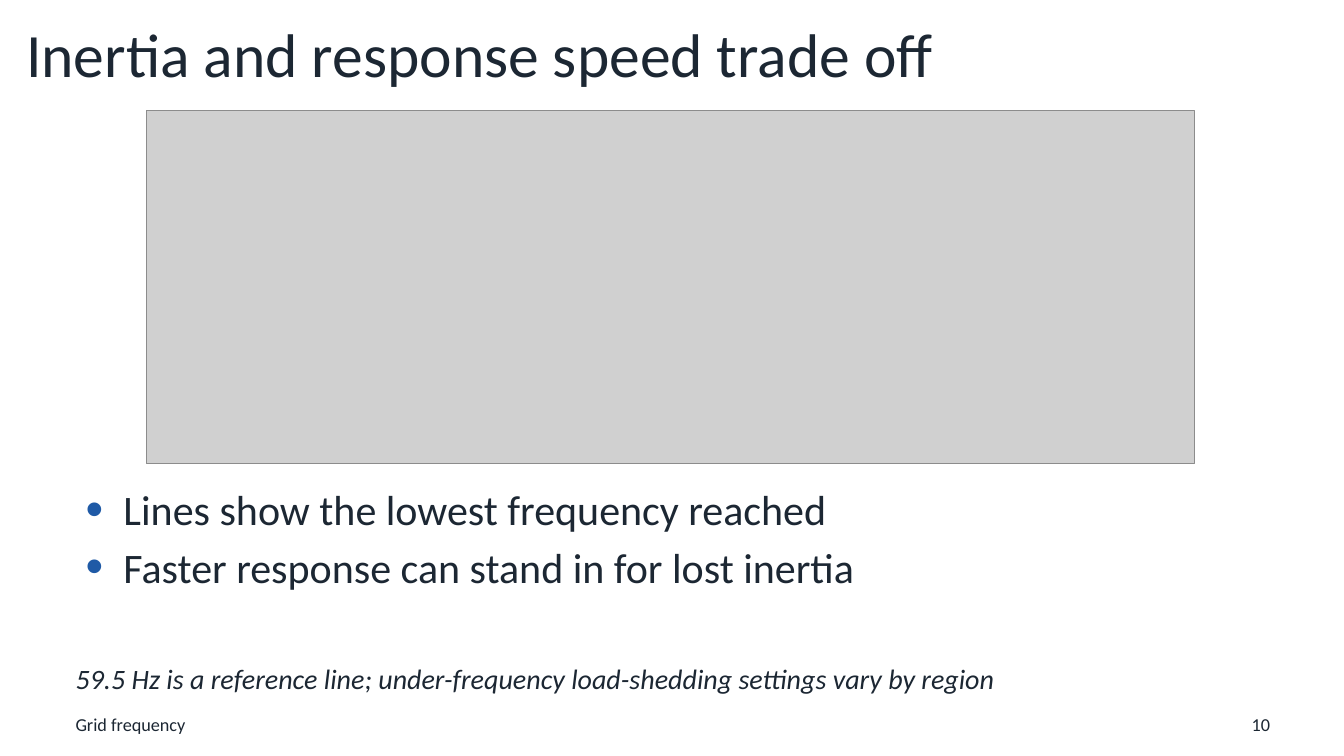
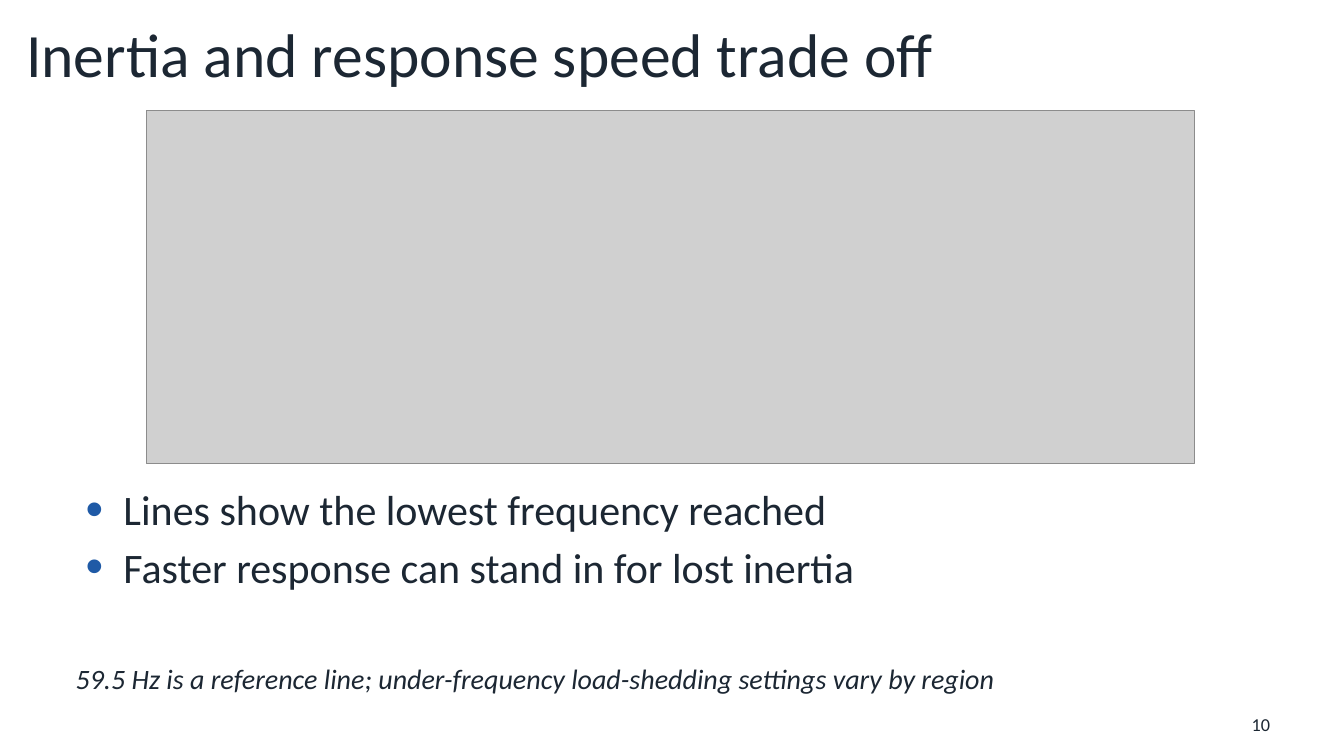
Before and after one commit to willowhughes/powerpoint, a slide deck: slide 10 of examples/grid_frequency.pptx. Drawn at 1344x756 pixels with LibreOffice and Linux fonts; fonts in the diff are those of the drawing; grey boxes stand for pictures. Boxes give left, top, right and bottom in pixels: in the first picture for what was removed or moved away, otherwise in the second. Text is boxed around its words. In the diff, an @@ line names an element or a change of style, - is before the commit and + after.

```diff
--- a/examples/grid_frequency.pptx
+++ b/examples/grid_frequency.pptx
@@ text removed at [76, 718, 185, 734] @@
-Grid frequency
```
Also in this commit, not shown: 9 other slides changed, 3 other files.
